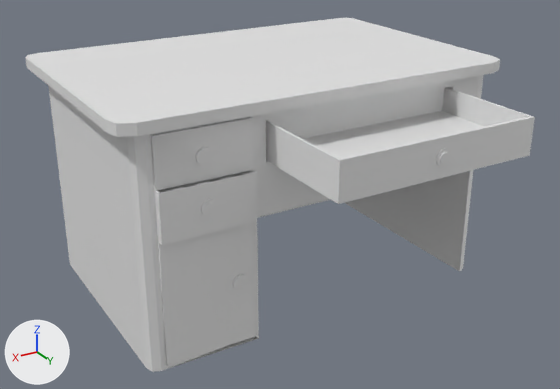
The Blender file Assets/Custom Models/desky desk.blend, before and after one commit.
One viewpoint serves both versions: a 50 mm lens placed at (5.54, 1.78, 4.57), pointed at (1.41, -5.1, 1.13). Lighting does not change. The marker at lower left points along +X, +Y and +Z. Materials are left out; every surface is plain grey.

The first picture shows 'bottom cabinet', 'long drawer.bottom', 'long drawer.front', 'long drawer.left', 'long drawer.rear', 'long drawer.right', 'mani chself', 'middle drawer.bottom', 'middle drawer.front', 'middle drawer.right', 'top drawer.top'.
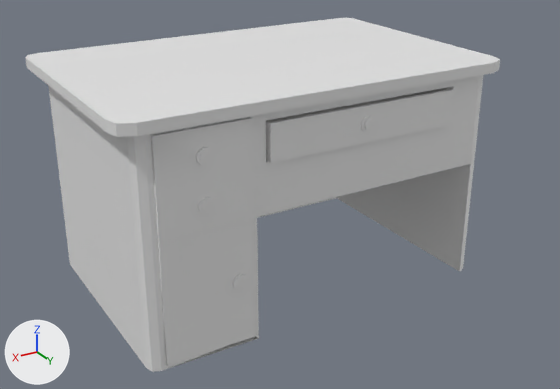
Location of each change, (x1, y1, x2, y2) in pixels of the pictures (560 x 389 px):
'long drawer.front', deleted: before (338, 117, 535, 204)
'long drawer', now drawn: after (266, 88, 454, 163)
'top drawer', now drawn: after (150, 117, 254, 191)
'top drawer.top', no longer drawn: before (152, 118, 253, 191)
'middle drawer.front', no longer drawn: before (158, 172, 257, 245)
'middle drawer', now drawn: after (154, 170, 254, 243)
'long drawer.rear', deleted: before (267, 88, 444, 139)
'long drawer.bottom', deleted: before (304, 111, 484, 158)
'long drawer.left', deleted: before (266, 120, 340, 204)
'long drawer.right', deleted: before (442, 88, 533, 126)
'middle drawer.left', no longer drawn: before (154, 190, 162, 245)
'middle drawer.bottom', deleted: before (158, 179, 210, 192)
'middle drawer.right', deleted: before (209, 170, 256, 181)
'top drawer.left', no longer drawn: before (150, 135, 156, 191)
'top drawer.right', no longer drawn: before (193, 117, 252, 128)
'top drawer.bottom', no longer drawn: before (153, 128, 189, 135)

The change, as a diff of the scene's bpy script:
```diff
--- a/Assets/Custom Models/desky desk.blend.py
+++ b/Assets/Custom Models/desky desk.blend.py
@@ me_untitled_012 @@
-me_untitled_012.from_pydata(...)  # 0 vertices, 0 faces; spans empty
+me_untitled_012.from_pydata(...)  # 97 vertices, 81 faces; spans x -0.501..0.492, y -1.018..0.33, z -0.233..0.28
+# me_untitled_012 part 1: the whole mesh is rebuilt
@@ me_untitled_007_1 @@
+me_untitled_007_1.from_pydata(...)  # 119 vertices, 81 faces; spans x -0.502..0.49, y -1.139..0.205, z -0.272..0.242
@@ me_untitled_015_1 @@
+me_untitled_015_1.from_pydata(...)  # 86 vertices, 82 faces; spans x -1.22..1.22, y -1.05..0.3, z -0.2..0.19
@@ ob_long_drawer @@
-ob_long_drawer = bpy.data.objects.new('long drawer', None)
-ob_long_drawer.location = (1.036, -4.082, 1.968)
+ob_long_drawer = bpy.data.objects.new('long drawer', me_untitled_015_1)
+ob_long_drawer.location = (0.898, -4.496, 2.123)
@@ ob_long_drawer_right @@
-ob_long_drawer_right = bpy.data.objects.new('long drawer.right', me_untitled_016)
@@ ob_long_drawer_left @@
-ob_long_drawer_left = bpy.data.objects.new('long drawer.left', me_untitled_014)
@@ ob_long_drawer_front @@
-ob_long_drawer_front = bpy.data.objects.new('long drawer.front', me_untitled_017)
@@ ob_long_drawer_bottom @@
-ob_long_drawer_bottom = bpy.data.objects.new('long drawer.bottom', me_untitled_015)
@@ ob_long_drawer_rear @@
-ob_long_drawer_rear = bpy.data.objects.new('long drawer.rear', me_long_drawer_rear)
@@ ob_middle_drawer @@
-ob_middle_drawer = bpy.data.objects.new('middle drawer', None)
-ob_middle_drawer.location = (2.731, -4.178, 1.461)
+ob_middle_drawer = bpy.data.objects.new('middle drawer', me_untitled_007_1)
+ob_middle_drawer.location = (2.726, -4.418, 1.64)
@@ ob_middle_drawer_bottom @@
-ob_middle_drawer_bottom = bpy.data.objects.new('middle drawer.bottom', me_untitled_013)
@@ ob_middle_drawer_right @@
-ob_middle_drawer_right = bpy.data.objects.new('middle drawer.right', me_untitled_007)
@@ ob_top_drawer @@
 ob_top_drawer = bpy.data.objects.new('top drawer', me_untitled_012)
-ob_top_drawer.location = (3.15, -5.911, -0.04)
+ob_top_drawer.location = (2.724, -4.539, 2.115)
```
